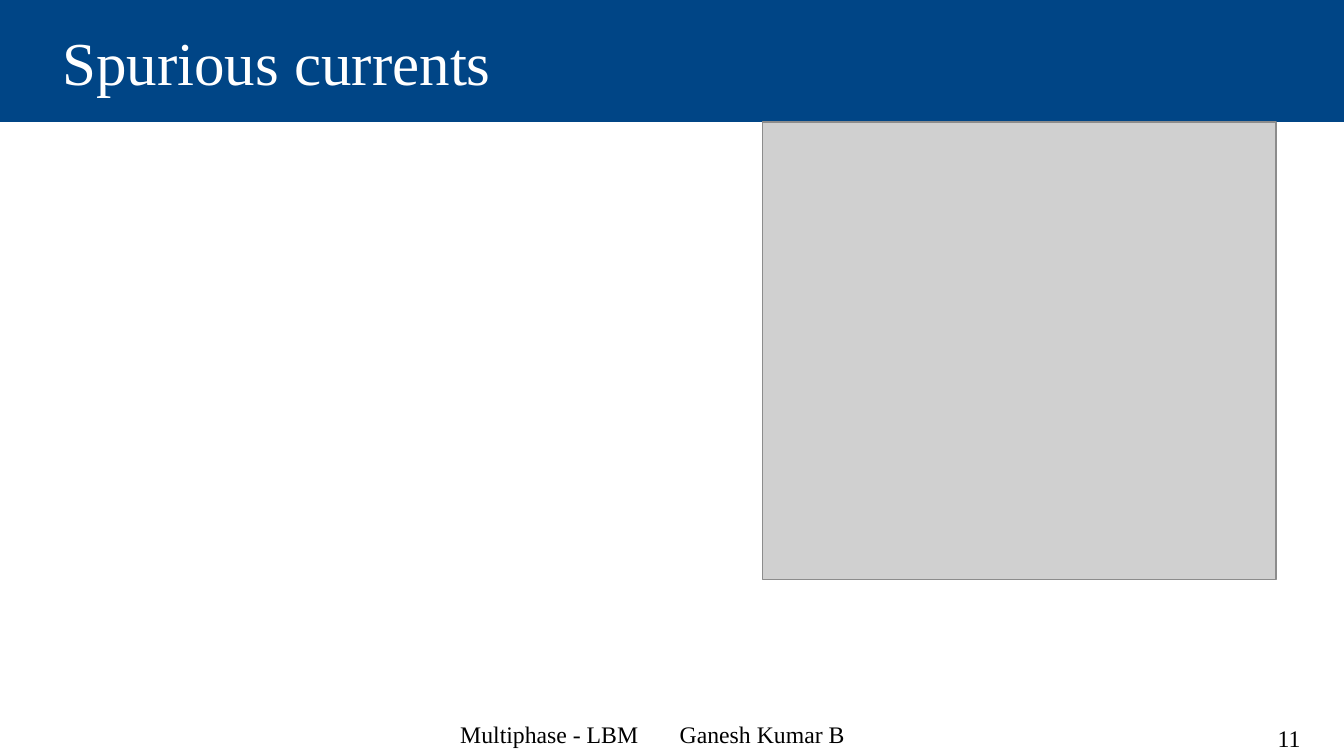
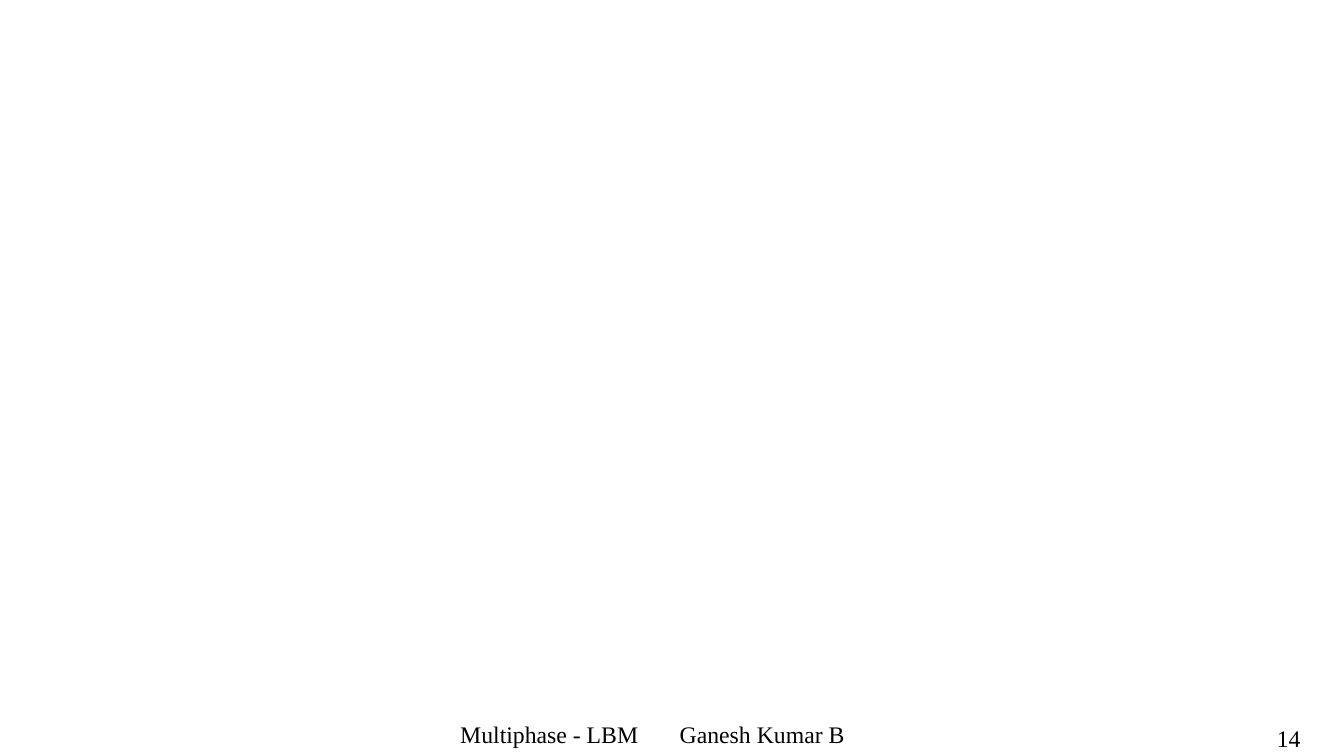
Before and after one commit to Ganesh-Kumar-B/multiphase_ppts, a slide deck: slide 14 of Multiphase_LBM.odp (slide 11 before the commit). Drawn at 1344x756 pixels with LibreOffice and Linux fonts; fonts in the diff are those of the drawing; grey boxes stand for pictures. Boxes give left, top, right and bottom in pixels: in the first picture for what was removed or moved away, otherwise in the second. Text is boxed around its words. In the diff, an @@ line names an element or a change of style, - is before the commit and + after.

```diff
--- a/Multiphase_LBM.odp
+++ b/Multiphase_LBM.odp
@@ title removed at (0, 0, 1344, 122) @@
-Spurious currents
@@ picture removed at (762, 122, 1276, 579) @@
@@ page number at (1277, 731, 1301, 747): text changed @@
-11
+14
```
Also in this commit, not shown: 6 other slides changed, 1 slide added.
